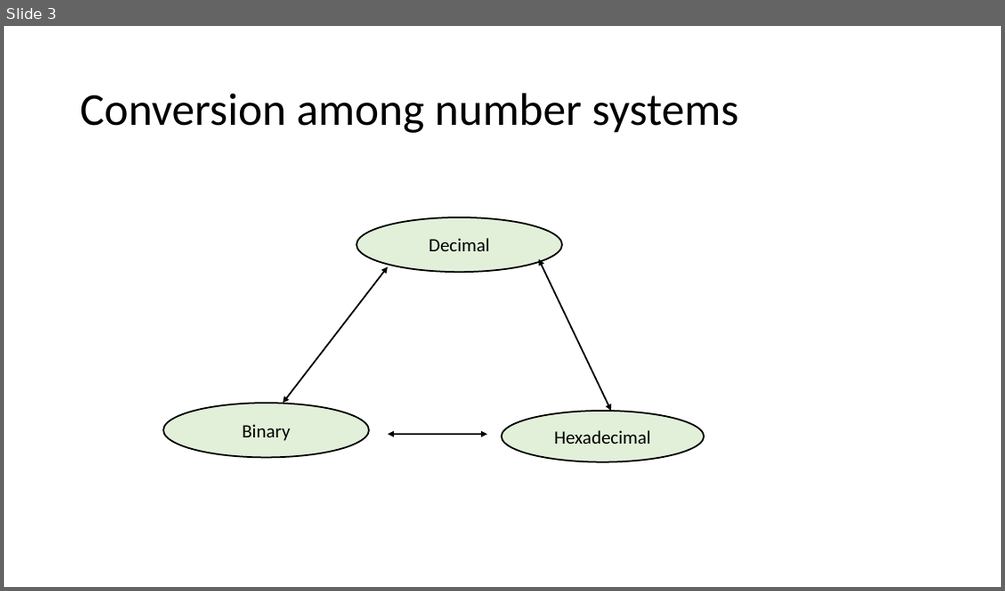
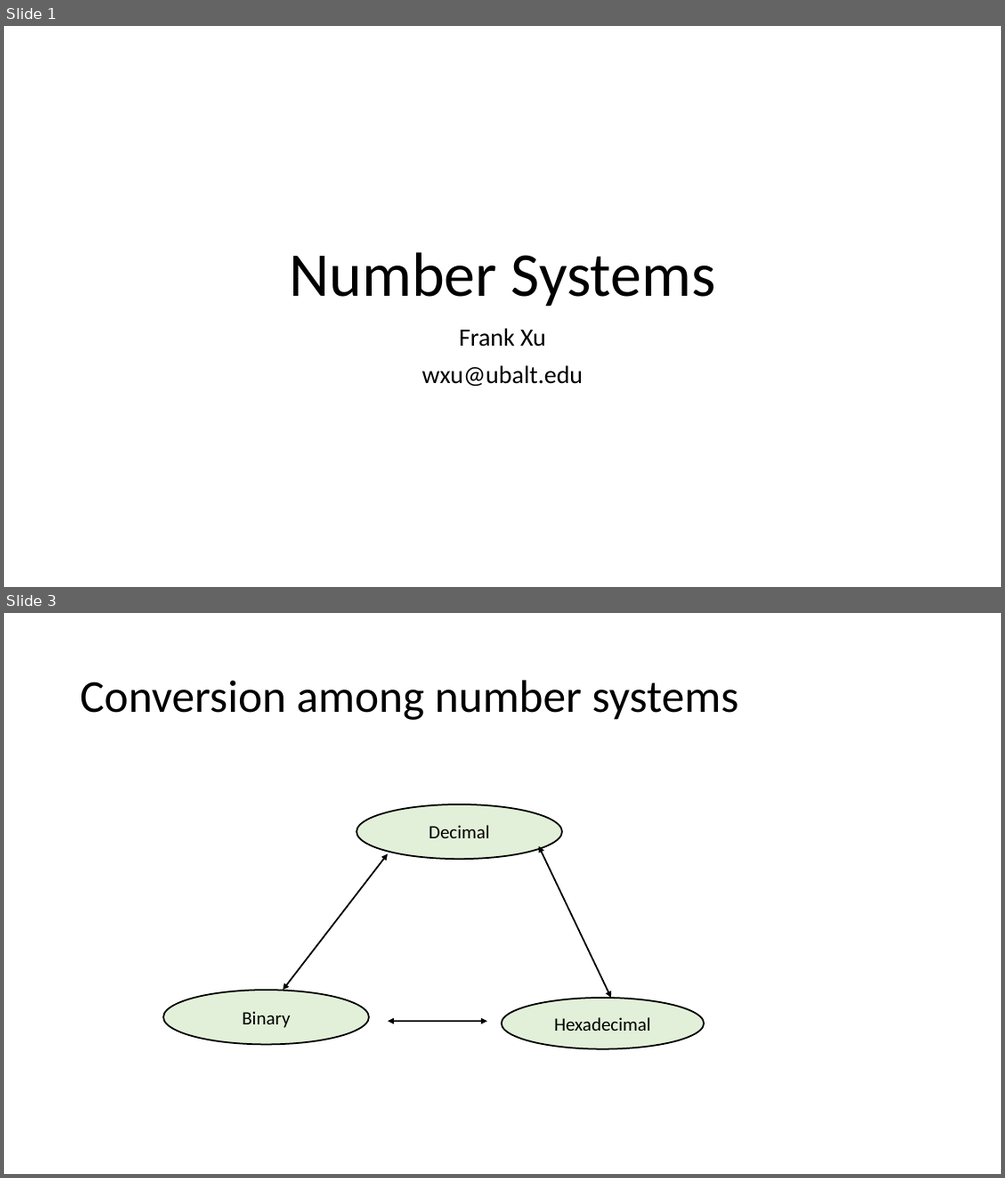
Before and after one commit to frankwxu/digital-forensics-lab, a slide deck: Basic_Computer_Skills_for_Forensics/0_Number_Systems.pptx. Shown one above the other, each under a label of ours: slide 3 before the commit, slides 1 and 3 after it; the slides between them are not shown. The pictures are 1005x591 and 1005x1178 pixels, drawn with LibreOffice and Linux fonts; fonts in the diff are those of the drawing; background and template pictures are left out. Boxes give left, top, right and bottom in pixels: in the first picture for what was removed or moved away, otherwise in the second. Text is boxed around its words. In the diff, an @@ line names an element or a change of style, - is before the commit and + after.

```diff
--- a/Basic_Computer_Skills_for_Forensics/0_Number_Systems.pptx
+++ b/Basic_Computer_Skills_for_Forensics/0_Number_Systems.pptx
@@ slide 1 added at [4, 26, 1001, 587], background #FFFFFF @@
@@ title added at [289, 252, 716, 306], 60 pt, text #000000 @@
+Number Systems
@@ subtitle added at [422, 328, 583, 386], 24 pt, text #000000 @@
+Frank Xu
+wxu@ubalt.edu
```
Also in this commit, not shown: 7 slides changed, 1 other slide added, 1 slide removed, 8 other files.
